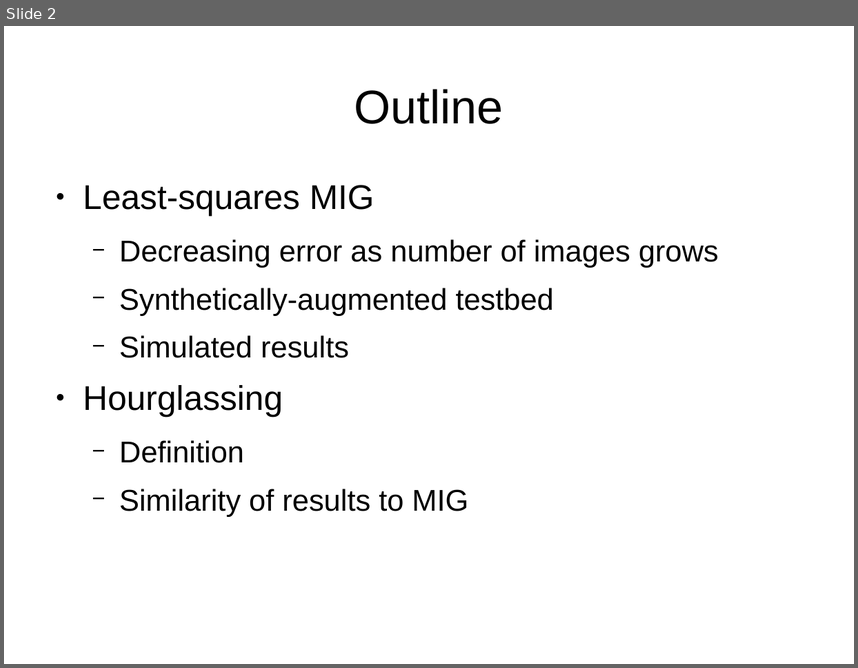
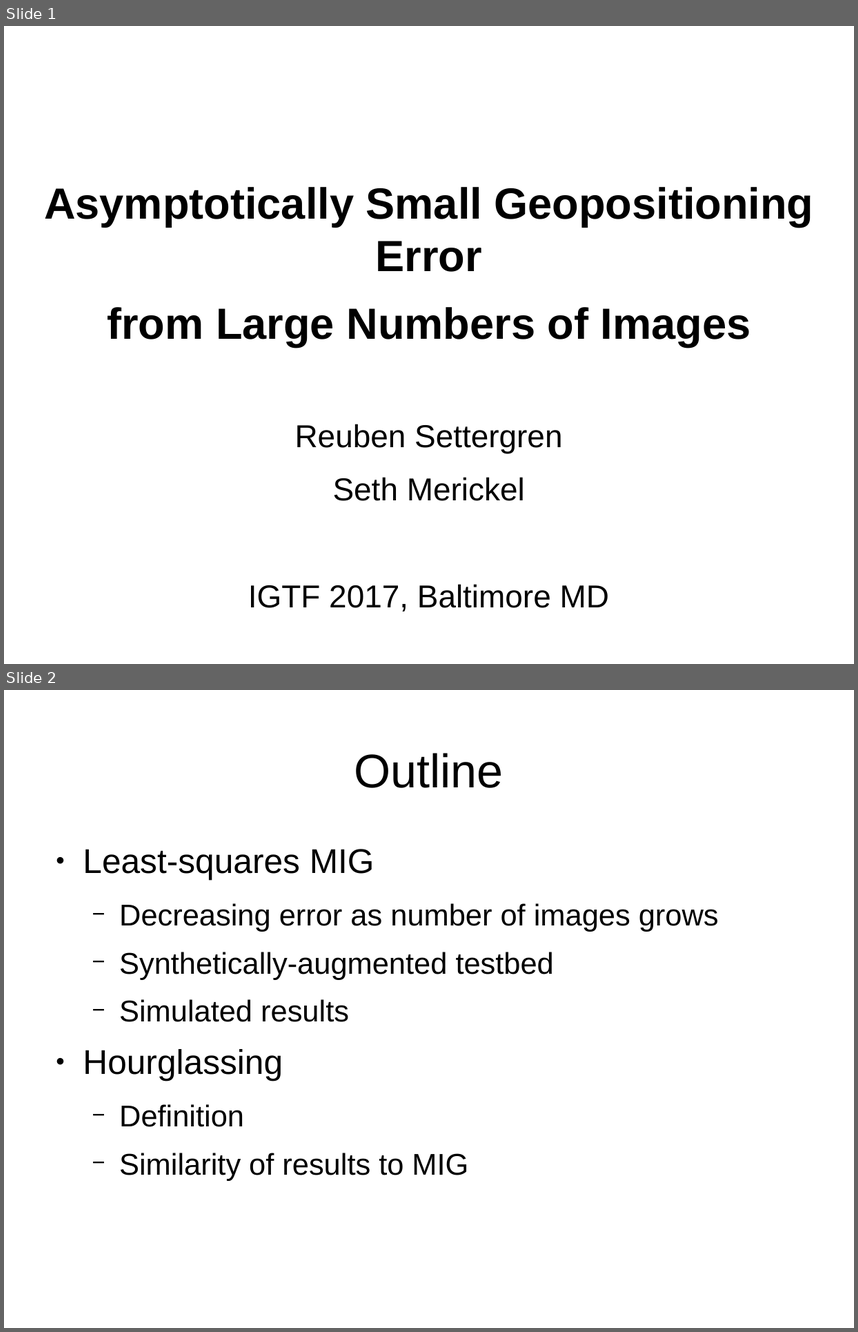
Before and after one commit to sethmerickel/Multi-Image-Geopositioning, a slide deck: papers/asprs2017b.odp. Shown one above the other, each under a label of ours: slide 2 before the commit, slides 1 and 2 after it. The pictures are 858x668 and 858x1332 pixels, drawn with LibreOffice and Linux fonts; fonts in the diff are those of the drawing. Boxes give left, top, right and bottom in pixels: in the first picture for what was removed or moved away, otherwise in the second. Text is boxed around its words. In the diff, an @@ line names an element or a change of style, - is before the commit and + after.

```diff
--- a/papers/asprs2017b.odp
+++ b/papers/asprs2017b.odp
@@ slide 1 added at (x1=4, y1=26, x2=854, y2=664), background #FFFFFF @@
@@ text added at (x1=44, y1=187, x2=814, y2=611), 40.7 pt, text #000000, bold @@
+Asymptotically Small Geopositioning Error
+from Large Numbers of Images
+Reuben Settergren
+Seth Merickel
+IGTF 2017, Baltimore MD
```
Also in this commit, not shown: 1 slide changed, 10 other slides added, 1 slide removed.
